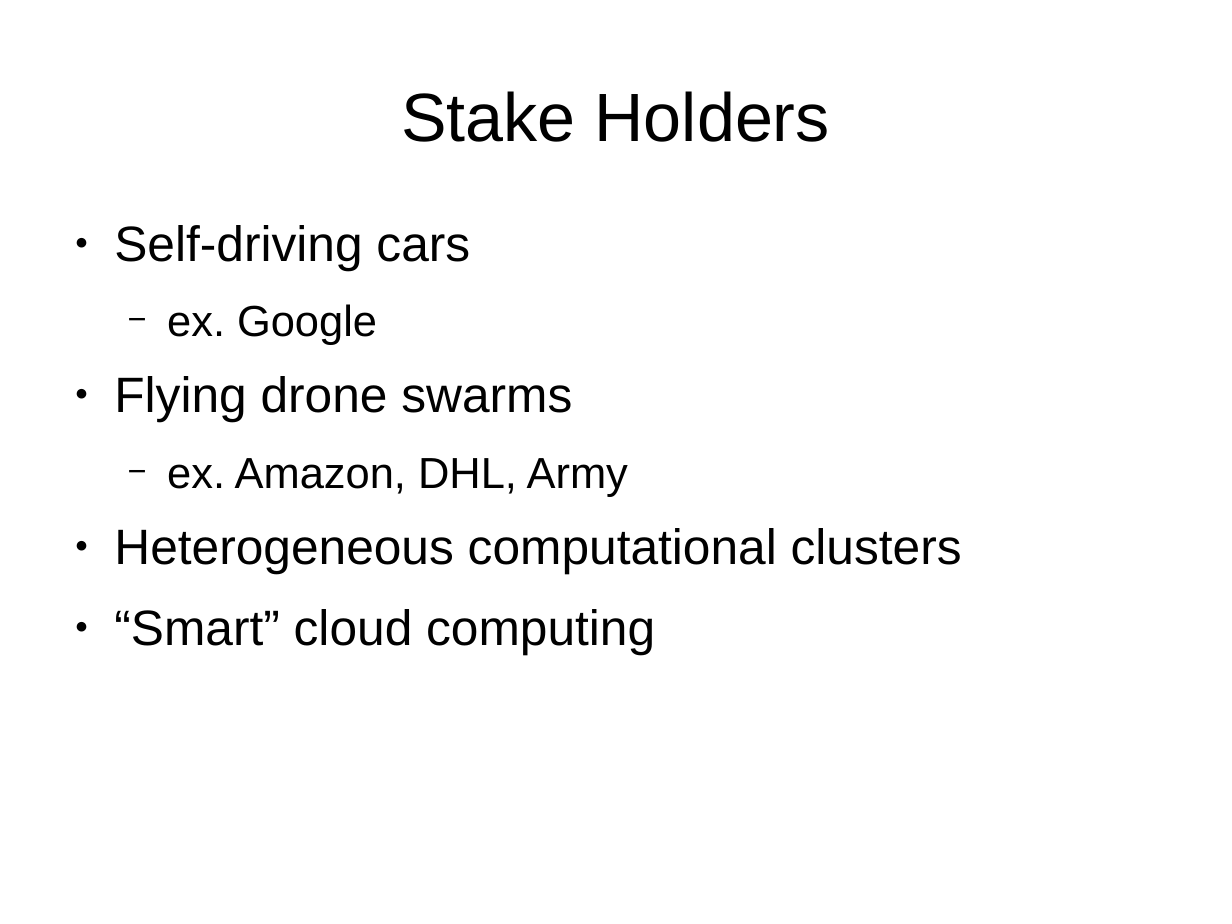
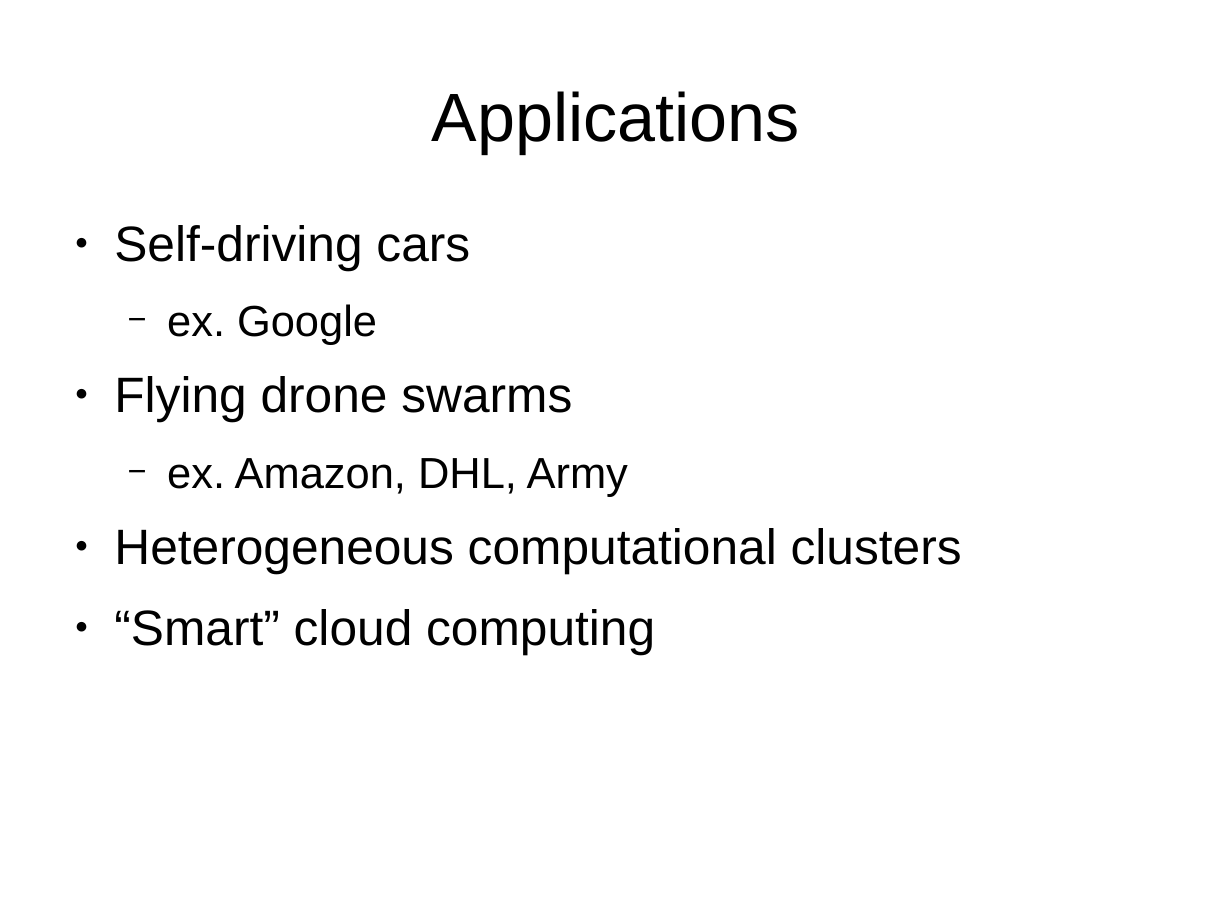
Before and after one commit to andrewazores/Capstone, a slide deck: slide 8 of documentation/problem_statement_presentation.odp. Drawn at 1232x924 pixels with LibreOffice and Linux fonts; fonts in the diff are those of the drawing. Boxes give left, top, right and bottom in pixels: in the first picture for what was removed or moved away, otherwise in the second. Text is boxed around its words. In the diff, an @@ line names an element or a change of style, - is before the commit and + after.

Commit message:
Edit Problem Statement
changed presentation to focus more on the algorithm instead of the application
added skynet picture
added further explanation of what we are actually doing

```diff
--- a/documentation/problem_statement_presentation.odp
+++ b/documentation/problem_statement_presentation.odp
@@ title at bbox=[432, 91, 800, 153]: text changed @@
-Stake Holders
+Applications
```
Also in this commit, not shown: 3 other slides changed, 4 slides added, 3 slides removed.
